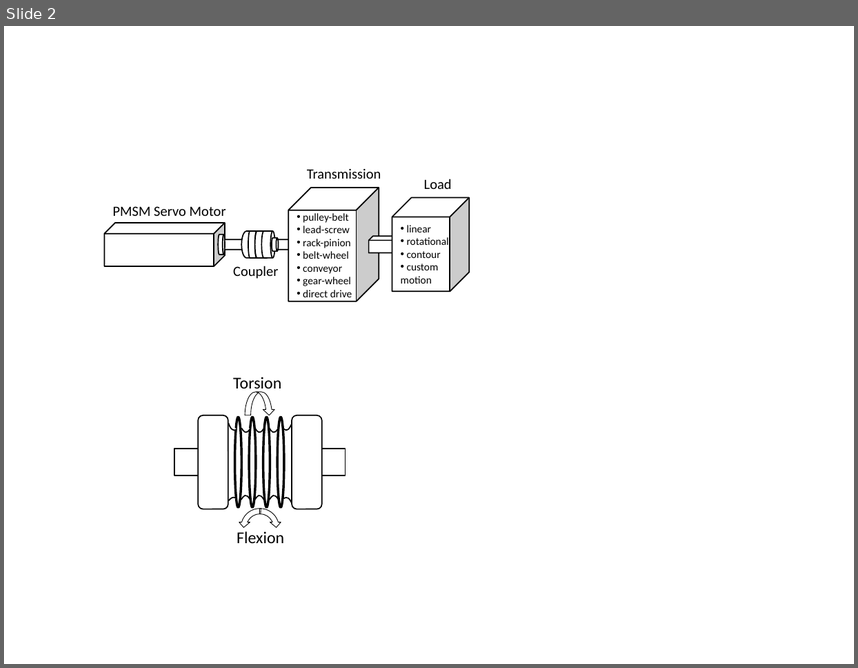
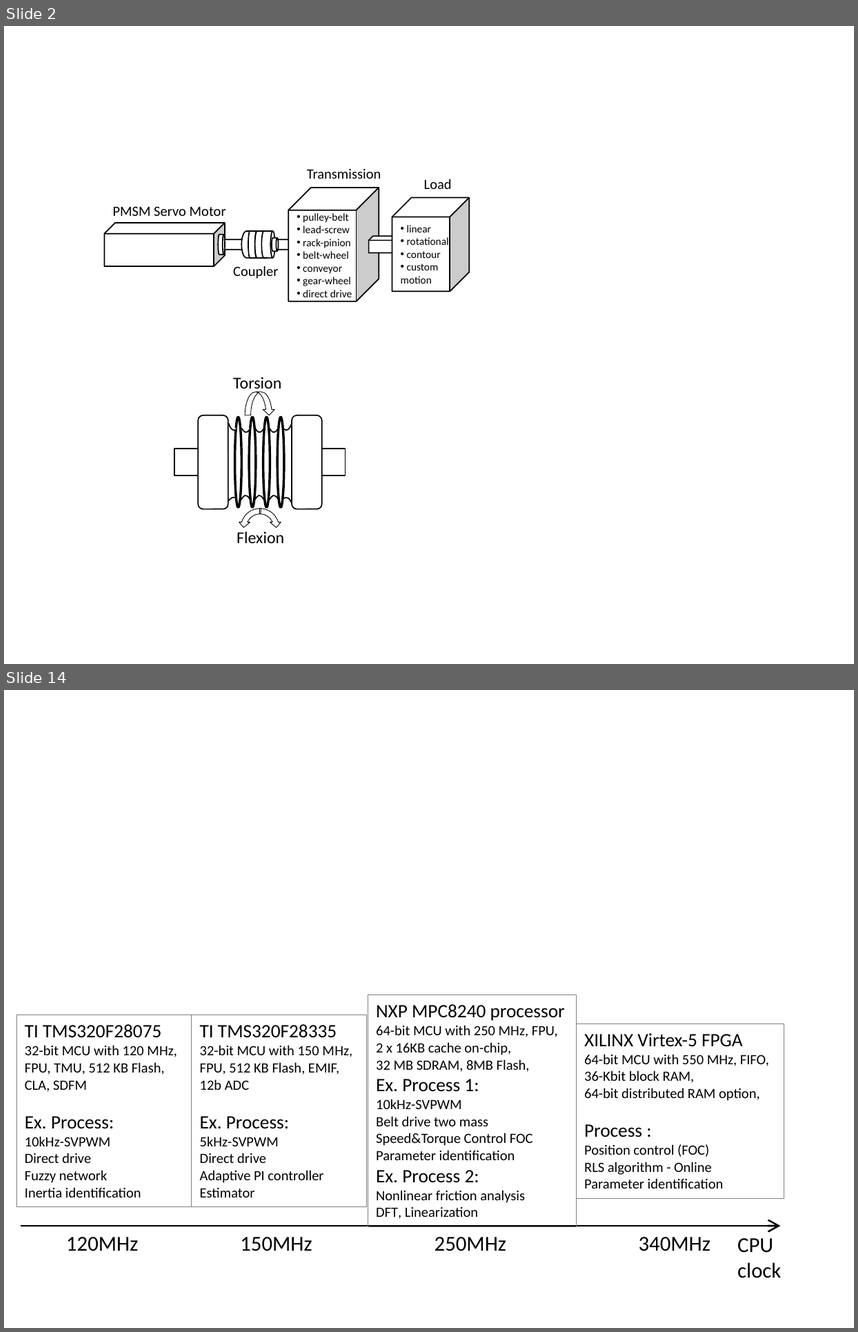
Before and after one commit to SerhatOzkucuk/PhD-Works, a slide deck: Parameter Estimation Works/review_IEEE Transaction on industrial electronics format/TRANS-JOUR/word/review_paper_drawings.pptx. Shown one above the other, each under a label of ours: slide 2 before the commit, slides 2 and 14 after it; the slides between them are not shown. The pictures are 858x668 and 858x1332 pixels, drawn with LibreOffice and Linux fonts; fonts in the diff are those of the drawing. Boxes give left, top, right and bottom in pixels: in the first picture for what was removed or moved away, otherwise in the second. Text is boxed around its words. In the diff, an @@ line names an element or a change of style, - is before the commit and + after.

```diff
--- a/Parameter Estimation Works/review_IEEE Transaction on industrial electronics format/TRANS-JOUR/word/review_paper_drawings.pptx
+++ b/Parameter Estimation Works/review_IEEE Transaction on industrial electronics format/TRANS-JOUR/word/review_paper_drawings.pptx
@@ slide 14 added at [4, 690, 854, 1328], background #FFFFFF @@
@@ rectangle added at [368, 994, 576, 1226], outline #808080 0.25 pt, 12 pt, text #000000 @@
+NXP MPC8240 processor
+64-bit MCU with 250 MHz, FPU,
+2 x 16KB cache on-chip,
+32 MB SDRAM, 8MB Flash,
+Ex. Process 1:
+10kHz-SVPWM
+Belt drive two mass
+Speed&Torque Control FOC
+Parameter identification
+Ex. Process 2:
+Nonlinear friction analysis
+DFT, Linearization
@@ rectangle added at [16, 1015, 191, 1207], outline #808080 0.25 pt, 12 pt, text #000000 @@
+TI TMS320F28075
+32-bit MCU with 120 MHz,
+FPU, TMU, 512 KB Flash,
+CLA, SDFM
+Ex. Process:
+10kHz-SVPWM
+Direct drive
+Fuzzy network
+Inertia identification
@@ rectangle added at [191, 1015, 366, 1207], outline #808080 0.25 pt, 12 pt, text #000000 @@
+TI TMS320F28335
+32-bit MCU with 150 MHz,
+FPU, 512 KB Flash, EMIF,
+12b ADC
+Ex. Process:
+5kHz-SVPWM
+Direct drive
+Adaptive PI controller
+Estimator
@@ rectangle added at [576, 1023, 784, 1198], outline #808080 0.25 pt, 12 pt, text #000000 @@
+XILINX Virtex-5 FPGA
+64-bit MCU with 550 MHz, FIFO,
+36-Kbit block RAM,
+64-bit distributed RAM option,
+Process :
+Position control (FOC)
+RLS algorithm - Online
+Parameter identification
@@ arrow added from (21, 1225) to (780, 1225), #000000 1.5 pt @@
@@ text added at [66, 1236, 138, 1251], 18 pt, text #000000 @@
+120MHz
@@ text added at [240, 1236, 312, 1251], 18 pt, text #000000 @@
+150MHz
@@ text added at [435, 1236, 506, 1251], 18 pt, text #000000 @@
+250MHz
@@ text added at [639, 1236, 711, 1251], 18 pt, text #000000 @@
+340MHz
@@ text added at [737, 1238, 781, 1278], 18 pt, text #000000 @@
+CPU
+clock
```
Also in this commit, not shown: 2 slides changed, 10 other slides added, 1 slide removed, 8 other files.
